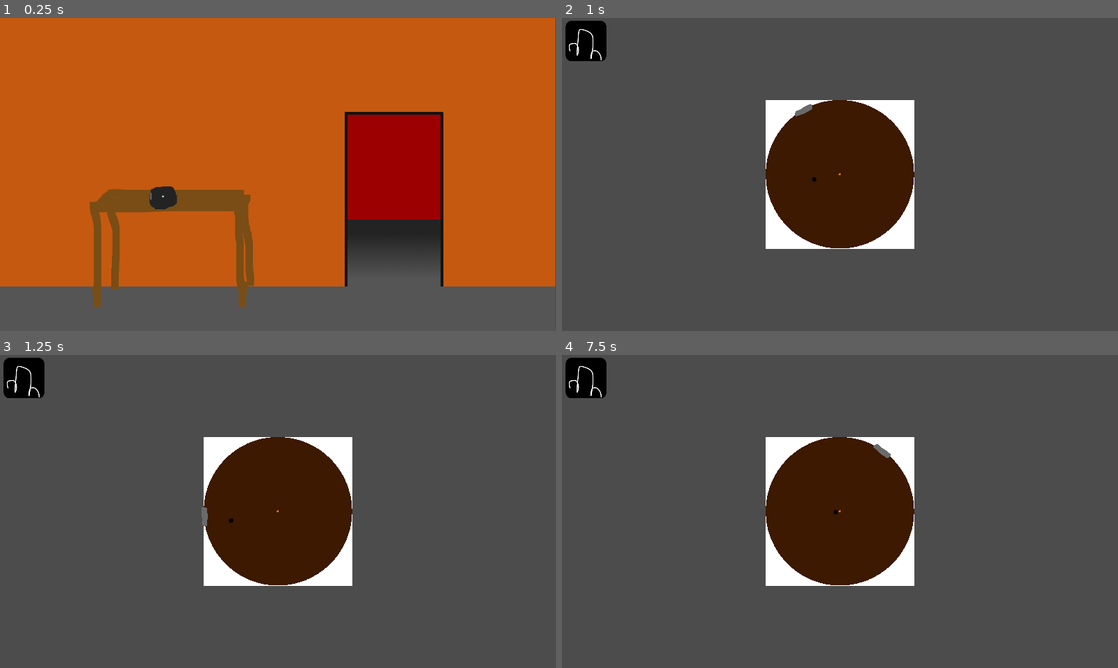
Above: before the commit, frames 1-4 (two rows, left to right).
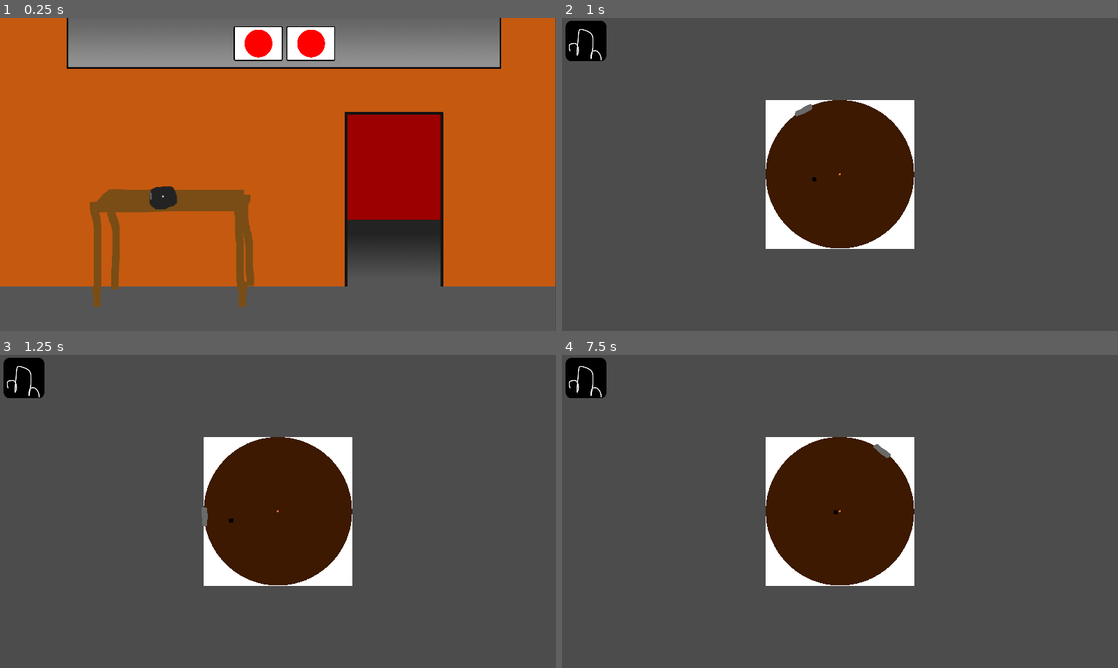
Above: after the commit, the same moments.

Repository: Paulpanther/GameJam11
Game: Godot game, scene res://Scenes/RoomSideTemplate.tscn
Two runs of this game, one before a commit and one after it. Both use one fixed random seed, a clock stepped at 60 frames per second and the inputs below.
Inputs (mouse positions are in pixels of both pictures, inside the frame that each line leads up to):
- Up to frame 1 (0.25 s): no input
- Up to frame 2 (1 s): tap Enter at 0.5 s; move the mouse to (723, 196) at 0.52 s; click (723, 196) at 0.67 s
- Up to frame 3 (1.25 s): no input
- Up to frame 4 (7.5 s): move the mouse to (584, 376) at 1.27 s; click (584, 376) at 1.42 s; tap Space at 2, 3.5, 5 s; move the mouse to (895, 442) at 2.02 s; click (895, 442) at 2.17 s; tap Enter at 2.75, 4.25 s; move the mouse to (812, 574) at 2.77 s; click (812, 574) at 2.92 s; move the mouse to (1006, 558) at 3.52 s; click (1006, 558) at 3.67 s; move the mouse to (673, 464) at 4.27 s; click (673, 464) at 4.42 s; move the mouse to (867, 511) at 5.02 s; click (867, 511) at 5.17 s; move the mouse to (756, 433) at 5.77 s; click (756, 433) at 5.92 s; move the mouse to (962, 495) at 6.52 s; click (962, 495) at 6.67 s; move the mouse to (728, 527) at 7.27 s; click (728, 527) at 7.42 s

The runs differ from the first frame. In frame 1, 13% of the frame differs, in the area x 12-91%, y 0-17%; in frame 2, nothing differs; in frame 3, nothing differs; in frame 4, nothing differs.
Error before the commit: Invalid call to function 'new' in base 'GDScript'. Expected 0 arguments. (res://Scripts/items.gd:5)

Commit message:
Finish inventory

Diff:
--- a/Scenes/Inventory.tscn
+++ b/Scenes/Inventory.tscn
@@ -1,8 +1,14 @@
-[gd_scene load_steps=2 format=2]
+[gd_scene load_steps=3 format=2]
 
 [ext_resource path="res://Scripts/Inventory/inventory.gd" type="Script" id=1]
+[ext_resource path="res://Sprites/Inventory/inventory.png" type="Texture" id=2]
 
 [node name="Inventory" type="Node2D"]
 script = ExtResource( 1 )
 
+[node name="Sprite" type="Sprite" parent="."]
+position = Vector2( 0, 87.3081 )
+texture = ExtResource( 2 )
+
 [node name="Slots" type="Node2D" parent="."]
+position = Vector2( 0, 90.6255 )
--- a/Scenes/Inventory/Slot.tscn
+++ b/Scenes/Inventory/Slot.tscn
@@ -1,20 +1,34 @@
-[gd_scene load_steps=3 format=2]
+[gd_scene load_steps=6 format=2]
 
 [ext_resource path="res://Scripts/Inventory/slot.gd" type="Script" id=1]
+[ext_resource path="res://Sprites/Inventory/slot_selected.png" type="Texture" id=2]
+[ext_resource path="res://Sprites/Inventory/slot.png" type="Texture" id=3]
+[ext_resource path="res://Sprites/Items/item1.png" type="Texture" id=4]
 
 [sub_resource type="RectangleShape2D" id=1]
+extents = Vector2( 90.857, 64.7397 )
 
 [node name="Slot" type="Area2D"]
 script = ExtResource( 1 )
 
+[node name="Selected" type="Sprite" parent="."]
+position = Vector2( 93.0112, 0 )
+scale = Vector2( 0.7, 0.7 )
+texture = ExtResource( 2 )
+
 [node name="Deselected" type="Sprite" parent="."]
+position = Vector2( 92.5525, 0 )
+scale = Vector2( 0.7, 0.7 )
+texture = ExtResource( 3 )
 
-[node name="Selected" type="Sprite" parent="."]
-
-[node name="CollisionShape2D" type="CollisionShape2D" parent="."]
+[node name="MouseListener" type="CollisionShape2D" parent="."]
+position = Vector2( 93.1137, 0 )
 shape = SubResource( 1 )
 
 [node name="Item" type="Sprite" parent="."]
+position = Vector2( 93.1137, 0 )
+scale = Vector2( 0.6, 0.6 )
+texture = ExtResource( 4 )
 [connection signal="input_event" from="." to="." method="on_slot_clicked"]
 [connection signal="mouse_entered" from="." to="." method="on_slot_hover_enter"]
 [connection signal="mouse_exited" from="." to="." method="on_slot_hover_exit"]
--- a/Scenes/RoomSideTemplate.tscn
+++ b/Scenes/RoomSideTemplate.tscn
@@ -21,5 +21,5 @@
 shape = SubResource( 1 )
 
 [node name="Inventory" parent="." instance=ExtResource( 3 )]
-position = Vector2( 0, -0.28363 )
+position = Vector2( 981.033, -2.47553 )
 [connection signal="input_event" from="Disk" to="." method="on_disk_clicked"]
--- a/Scripts/Inventory/inventory.gd
+++ b/Scripts/Inventory/inventory.gd
@@ -5,21 +5,32 @@
 var inventory_width
 
 func _ready():
-	inventory_width = $Background.texture.get_size().width
+	inventory_width = $Sprite.texture.get_size().x
+	add_item(Items.item1)
+	add_item(Items.item1)
 
 func add_item(item):
 	var slot = _proto_slot.instance()
-	slot.set_item = item
-	slot.position.x = _slots_width()
+	slot.set_item(item)
 	$Slots.add_child(slot)
+	_center_slots()
+
+func remove_item(item):
+	for slot in $Slots.get_children():
+		if slot.item == item:
+			$Slots.remove_child(slot)
 	_center_slots()
 
 func _slots_width():
 	var width = 0
 	for slot in $Slots.get_children():
-		width += slot.texture.get_size().width
+		width += slot.width()
 	return width
 
 func _center_slots():
 	var width = _slots_width()
-	$Slots.position.x = (inventory_width - width) / 2
+	var x = 0
+	for slot in $Slots.get_children():
+		slot.position.x = x
+		x += slot.width()
+	$Slots.position.x = (inventory_width - width) / 2 - inventory_width / 2
--- a/Scripts/Inventory/slot.gd
+++ b/Scripts/Inventory/slot.gd
@@ -5,14 +5,21 @@
 var item = null
 
 func _ready():
-	$Item.hide()
 	_update_selected()
+
+func width():
+	return $MouseListener.shape.extents.x * 2
 
 func set_item(new_item):
 	item = new_item
 	if item != null:
-		$Item.texture = item.sprite
+		var image = Image.new()
+		print(image.load(item.sprite))
+		print(OK)
+		var texture = ImageTexture.new()
+		texture.create_from_image(image, 0)
 		$Item.show()
+		$Item.texture = texture
 	else:
 		$Item.hide()
 
@@ -32,7 +39,9 @@
 
 func on_slot_hover_enter():
 	if item != null:
-		$"..".show_text(item.text)
+		pass
+		#$"..".show_text(item.text)
 
 func on_slot_hover_exit():
-	$"..".remove_text()
+	#$"..".remove_text()
+	pass
--- a/Scripts/item.gd
+++ b/Scripts/item.gd
@@ -1,9 +1,8 @@
 
-class Item:
 
-	var sprite
-	var label
+var sprite
+var label
 
-	func _init(_sprite, _label):
-		sprite = _sprite
-		label = _label
+func _init(_sprite, _label):
+	sprite = _sprite
+	label = _label
